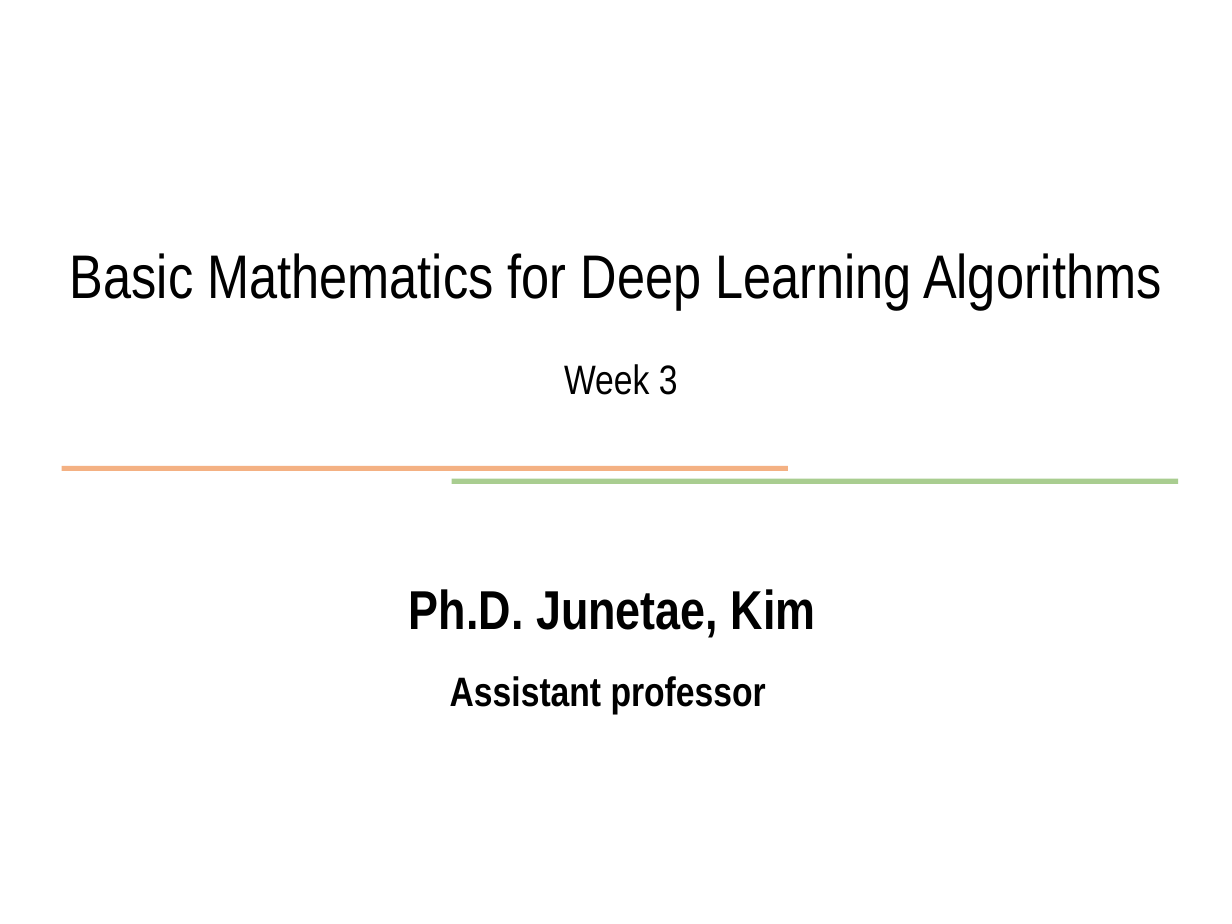
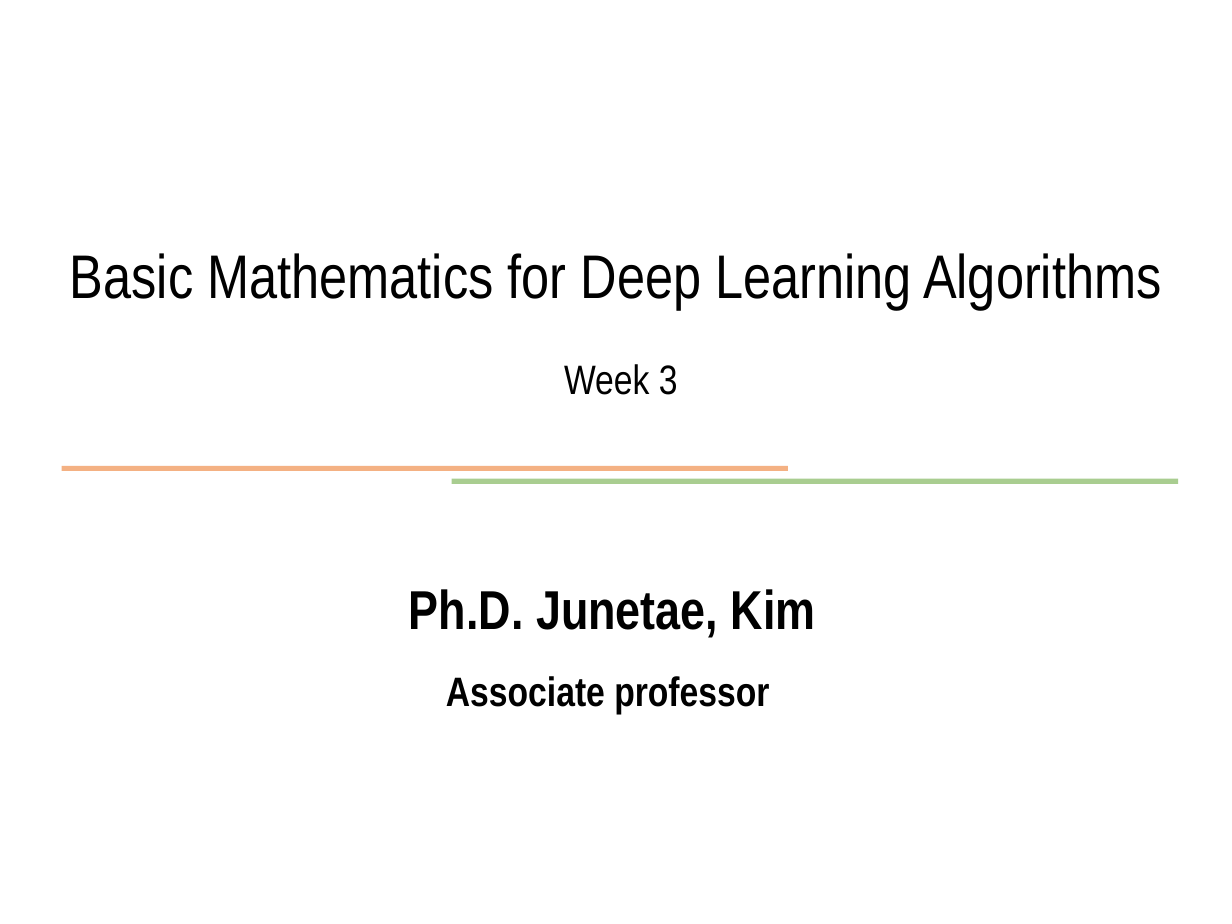
Before and after one commit to JunetaeKim/DeepLearningClass, a slide deck: slide 1 of Week3/week3 basic concepts.pptx. Drawn at 1232x924 pixels with LibreOffice and Linux fonts; fonts in the diff are those of the drawing. Boxes give left, top, right and bottom in pixels: in the first picture for what was removed or moved away, otherwise in the second. Text is boxed around its words. In the diff, an @@ line names an element or a change of style, - is before the commit and + after.

```diff
--- a/Week3/week3 basic concepts.pptx
+++ b/Week3/week3 basic concepts.pptx
@@ text at (x1=446, y1=676, x2=769, y2=714): text changed @@
-Assistant professor
+Associate professor
```
Also in this commit, not shown: 2 other files.
